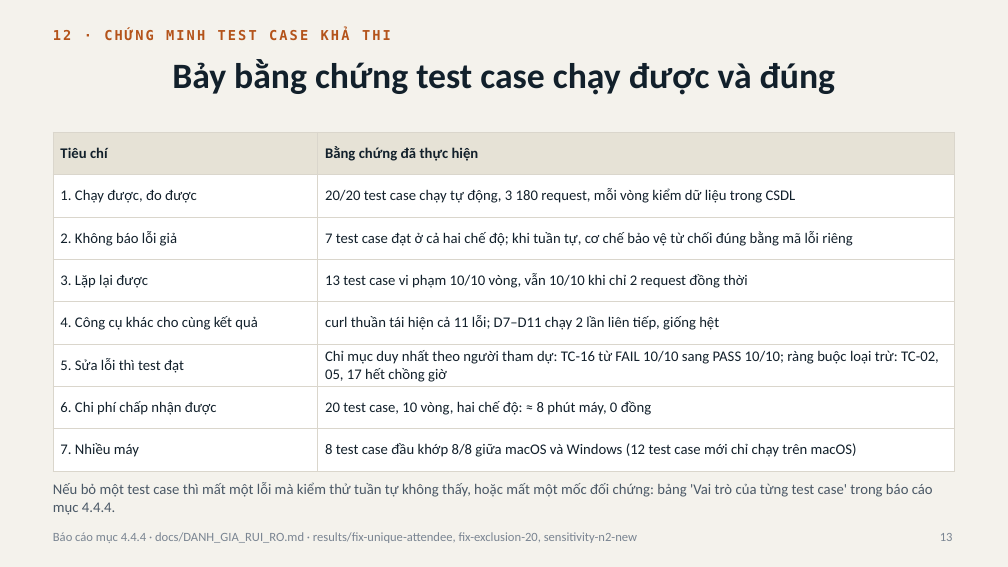
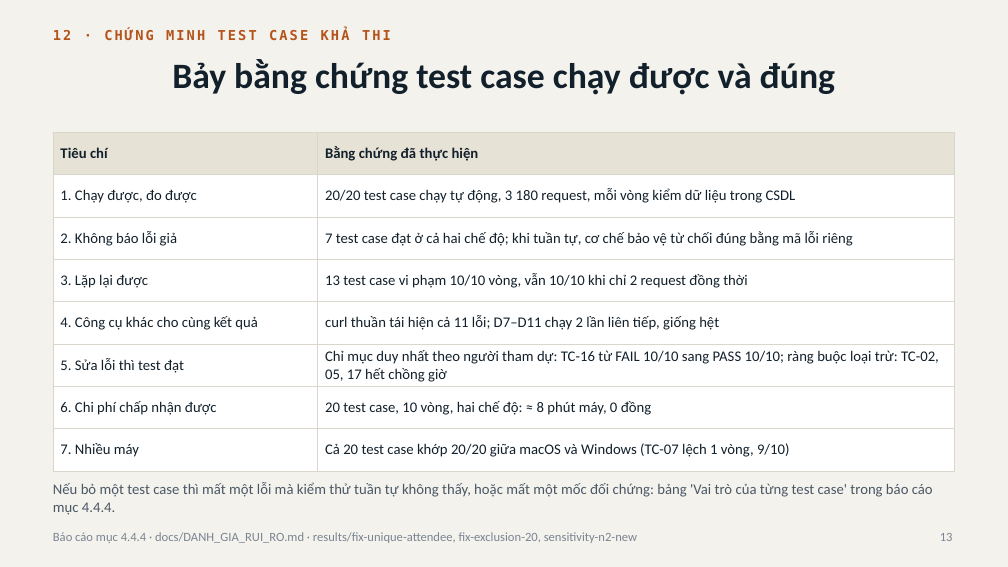
Before and after one commit to 2312741-sudo/kiem_thu_pm, a slide deck: slide 13 of docs/BAO_CAO_GIUA_KY_R05-K15.pptx. Drawn at 1008x567 pixels with LibreOffice and Linux fonts; fonts in the diff are those of the drawing. Boxes give left, top, right and bottom in pixels: in the first picture for what was removed or moved away, otherwise in the second. Text is boxed around its words. In the diff, an @@ line names an element or a change of style, - is before the commit and + after.

```diff
--- a/docs/BAO_CAO_GIUA_KY_R05-K15.pptx
+++ b/docs/BAO_CAO_GIUA_KY_R05-K15.pptx
@@ table at [53, 132, 955, 461] @@
-row 8, column 2: 8 test case đầu khớp 8/8 giữa macOS và Windows (12 test case mới chỉ chạy trên macOS)
+row 8, column 2: Cả 20 test case khớp 20/20 giữa macOS và Windows (TC-07 lệch 1 vòng, 9/10)
```
Also in this commit, not shown: 3 other slides changed, 17 other files.
